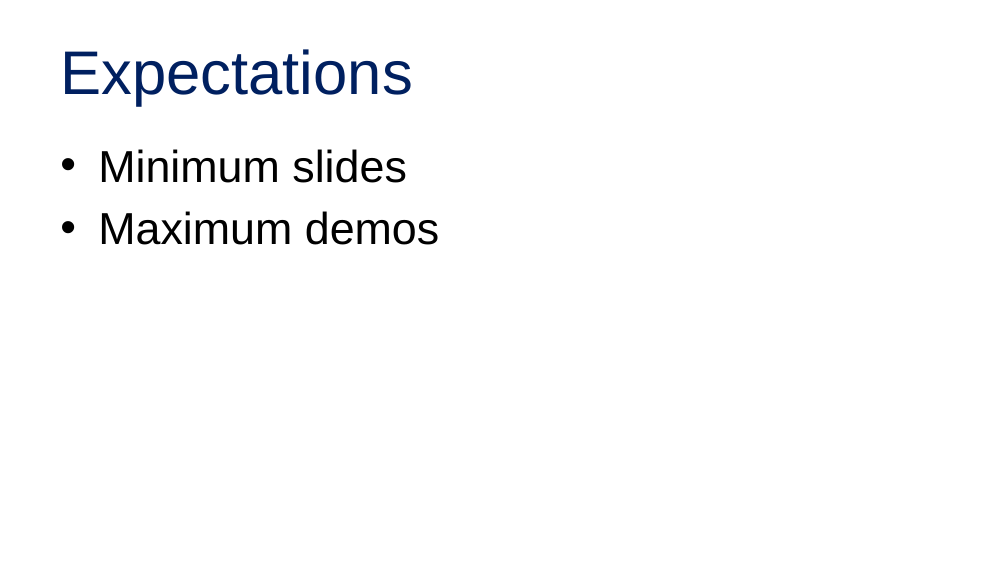
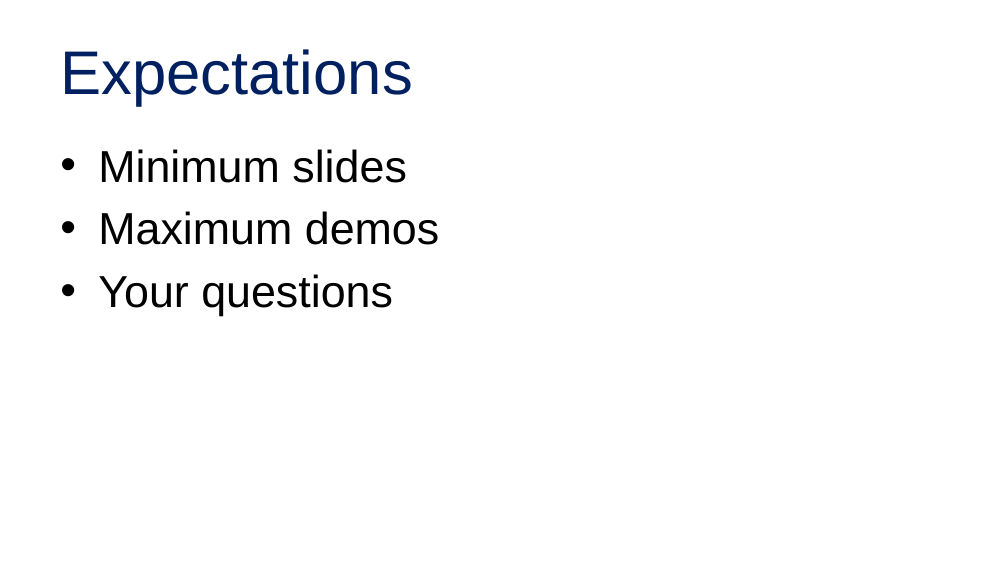
Before and after one commit to jdhitsolutions/PSRemotingWorkshop, a slide deck: slide 3 of hicks-psremoting.pptx. Drawn at 1008x567 pixels with LibreOffice and Linux fonts; fonts in the diff are those of the drawing; background and template pictures are left out. Boxes give left, top, right and bottom in pixels: in the first picture for what was removed or moved away, otherwise in the second. Text is boxed around its words. In the diff, an @@ line names an element or a change of style, - is before the commit and + after.

```diff
--- a/hicks-psremoting.pptx
+++ b/hicks-psremoting.pptx
@@ text at box(98, 274, 393, 316): paragraph added @@
+• Your questions
```
Also in this commit, not shown: 1 other slide changed, 2 other files.
